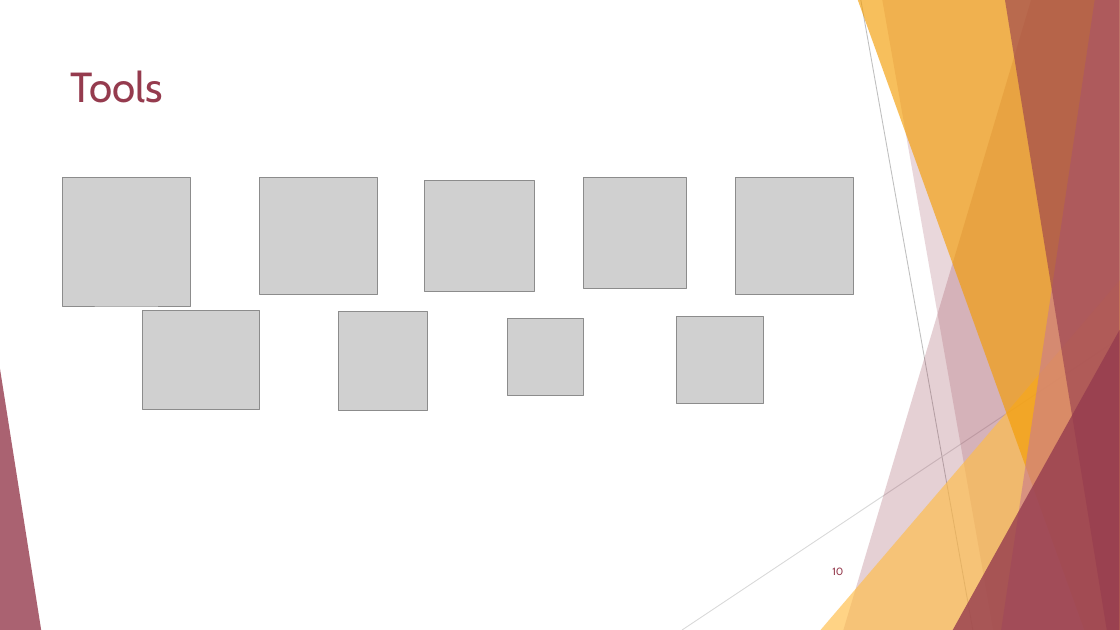
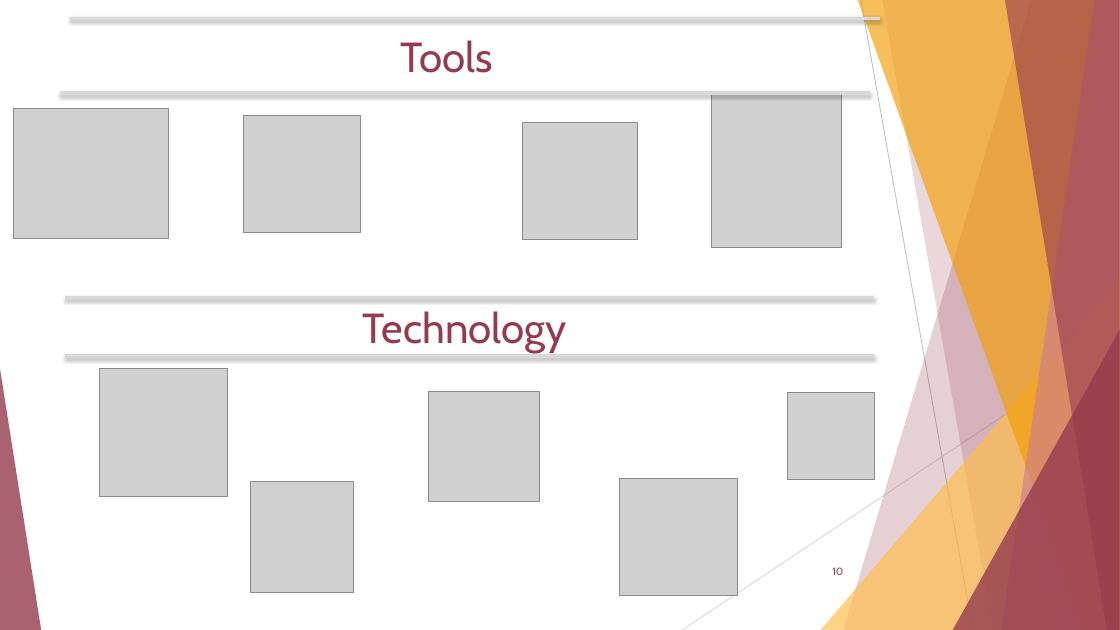
Before and after one commit to Saicharanduduka/SOEN-6011-TEAM-D, a slide deck: slide 10 of Deliverable 2/Presentation/D-D2.pptx. Drawn at 1120x630 pixels with LibreOffice and Linux fonts; fonts in the diff are those of the drawing; grey boxes stand for pictures. Boxes give left, top, right and bottom in pixels: in the first picture for what was removed or moved away, otherwise in the second. Text is boxed around its words. In the diff, an @@ line names an element or a change of style, - is before the commit and + after.

Commit message:
Edited PPT

```diff
--- a/Deliverable 2/Presentation/D-D2.pptx
+++ b/Deliverable 2/Presentation/D-D2.pptx
@@ title "Tools": place and size @@
-title "Tools" at (71, 70, 164, 103)
+title "Tools" at (401, 40, 494, 73)
@@ title "Tools" at (401, 40, 494, 73): alignment left to centre @@
@@ line added from (70, 18) to (880, 18), #D9D9D9 3 pt @@
@@ picture: place and size @@
-picture at (142, 310, 260, 409)
+picture at (14, 108, 169, 239)
@@ line added from (60, 93) to (870, 93), #D9D9D9 3 pt @@
@@ picture: place and size @@
-picture at (260, 177, 377, 295)
+picture at (244, 115, 361, 233)
@@ picture: place and size @@
-picture at (339, 312, 427, 410)
+picture at (712, 93, 842, 248)
@@ picture: place and size @@
-picture at (508, 318, 584, 396)
+picture at (523, 122, 638, 239)
@@ line added from (65, 297) to (875, 297), #D9D9D9 3 pt @@
@@ text added at (363, 311, 567, 353), 36 pt, text #953B4E @@
+Technology
@@ line added from (65, 356) to (875, 356), #D9D9D9 3 pt @@
@@ picture: place and size @@
-picture at (62, 178, 191, 307)
+picture at (100, 368, 229, 497)
@@ picture: place and size @@
-picture at (424, 181, 535, 292)
+picture at (429, 392, 540, 502)
@@ picture: place and size @@
-picture at (676, 317, 763, 403)
+picture at (788, 393, 875, 480)
@@ picture: place and size @@
-picture at (736, 177, 854, 295)
+picture at (620, 478, 738, 596)
@@ picture: place and size @@
-picture at (584, 177, 686, 288)
+picture at (250, 481, 353, 592)
```
